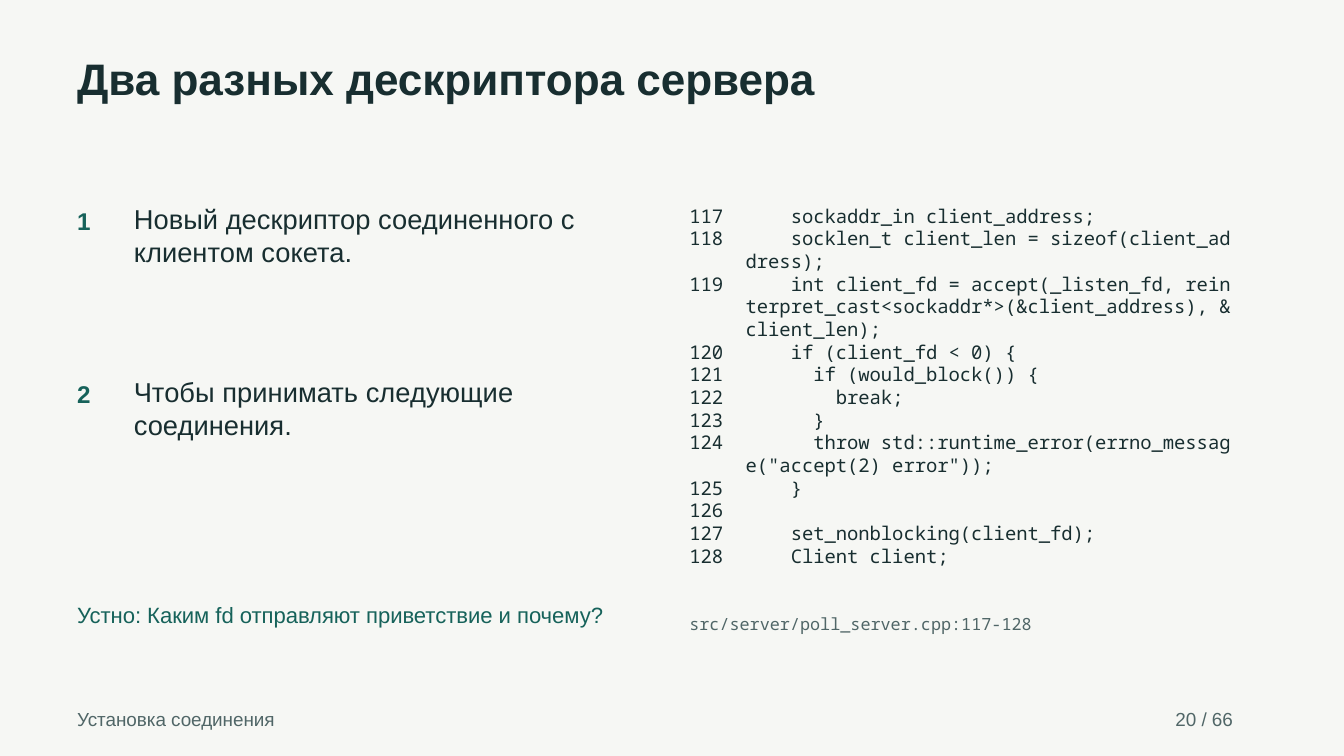
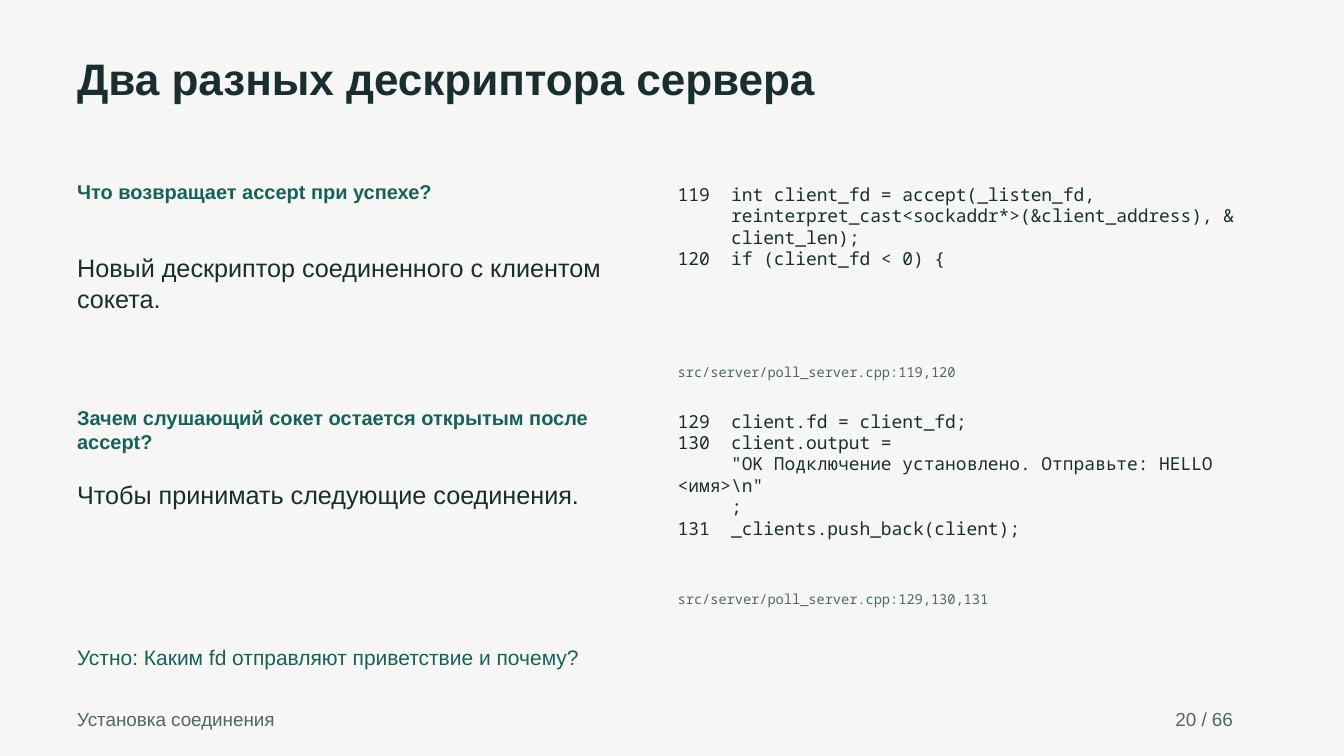
Before and after one commit to AlexUner/alexey-tcp-defense, a slide deck: slide 20 of presentation.pptx. Drawn at 1344x756 pixels with LibreOffice and Linux fonts; fonts in the diff are those of the drawing. Boxes give left, top, right and bottom in pixels: in the first picture for what was removed or moved away, otherwise in the second. Text is boxed around its words. In the diff, an @@ line names an element or a change of style, - is before the commit and + after.

```diff
--- a/presentation.pptx
+++ b/presentation.pptx
@@ text "119 int client_fd = accept(_listen_fd,": place and size @@
-text "119 int client_fd = accept(_listen_fd," at [689,208,1231,566]
+text "119 int client_fd = accept(_listen_fd," at [678,187,1213,268]
@@ text added at [77,185,432,203], 14.2 pt, text #16625A, bold @@
+Что возвращает accept при успехе?
@@ text at [678,187,1213,227]: text changed; size 13.5 to 12.8 pt @@
-117 sockaddr_in client_address;
-118 socklen_t client_len = sizeof(client_ad
-dress);
-119 int client_fd = accept(_listen_fd, rein
-terpret_cast<sockaddr*>(&client_address), &
+119 int client_fd = accept(_listen_fd,
+reinterpret_cast<sockaddr*>(&client_address), &
@@ text removed at [77,213,90,230] @@
-1
@@ text at [731,230,923,268]: size 13.5 to 12.8 pt in "client_len);", "120 if (client_fd < 0) {" @@
@@ text "Новый дескриптор соединенного с клиентом ...": place and size @@
-text "Новый дескриптор соединенного с клиентом ..." at [134,208,575,263]
+text "Новый дескриптор соединенного с клиентом ..." at [77,258,601,309]
@@ text "Новый дескриптор соединенного с клиентом ..." at [77,258,601,309]: size 19.5 to 18 pt @@
@@ text removed at [77,386,90,403] @@
-2
@@ text added at [678,366,956,381], 9.8 pt, text #506667 @@
+src/server/poll_server.cpp:119,120
@@ text at [746,366,1231,566]: paragraphs removed @@
-121 if (would_block()) {
-122 break;
-123 }
-124 throw std::runtime_error(errno_messag
-e("accept(2) error"));
-125 }
-126
-127 set_nonblocking(client_fd);
-128 Client client;
@@ text added at [77,410,588,453], 14.2 pt, text #16625A, bold @@
+Зачем слушающий сокет остается открытым после accept?
@@ text added at [678,414,1213,540], 12.8 pt, text #182E30 @@
+129 client.fd = client_fd;
+130 client.output =
+"OK Подключение установлено. Отправьте: HELLO <имя>\n"
+;
+131 _clients.push_back(client);
@@ text "Чтобы принимать следующие соединения." at [77,485,579,510]: size 19.5 to 18 pt @@
@@ text "Чтобы принимать следующие соединения.": place and size @@
-text "Чтобы принимать следующие соединения." at [134,382,513,440]
+text "Чтобы принимать следующие соединения." at [77,485,579,510]
@@ text at [678,593,989,608]: text changed; size 12 to 9.8 pt @@
-src/server/poll_server.cpp:117-128
+src/server/poll_server.cpp:129,130,131
@@ text "Устно: Каким fd отправляют приветствие ...": place and size @@
-text "Устно: Каким fd отправляют приветствие ..." at [77,607,603,628]
+text "Устно: Каким fd отправляют приветствие ..." at [77,649,579,669]
@@ text "Устно: Каким fd отправляют приветствие ..." at [77,649,579,669]: size 15.8 to 15 pt @@
```
Also in this commit, not shown: 54 other slides changed, 9 slides added, 9 slides removed, 2 other files.
